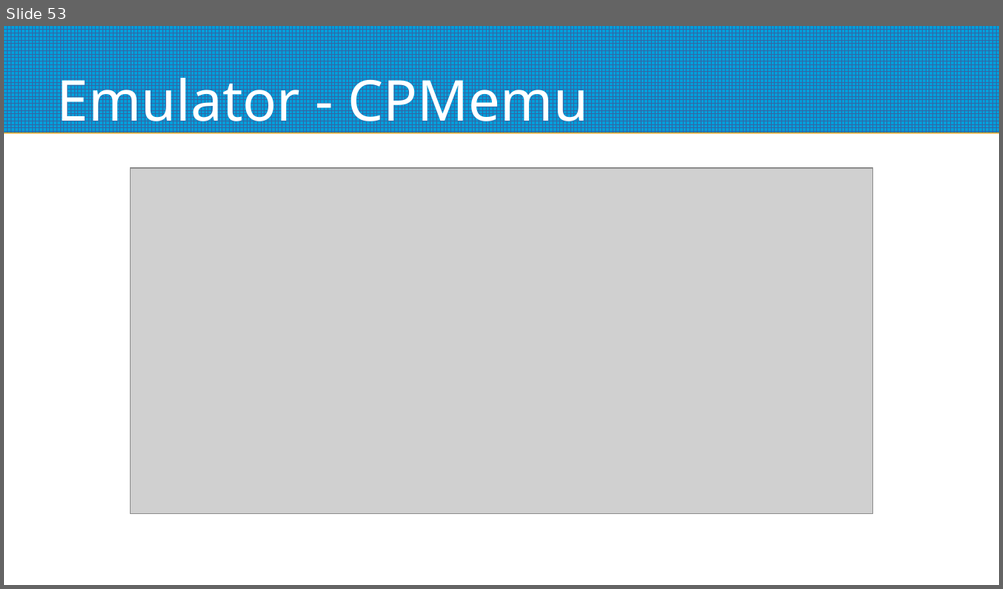
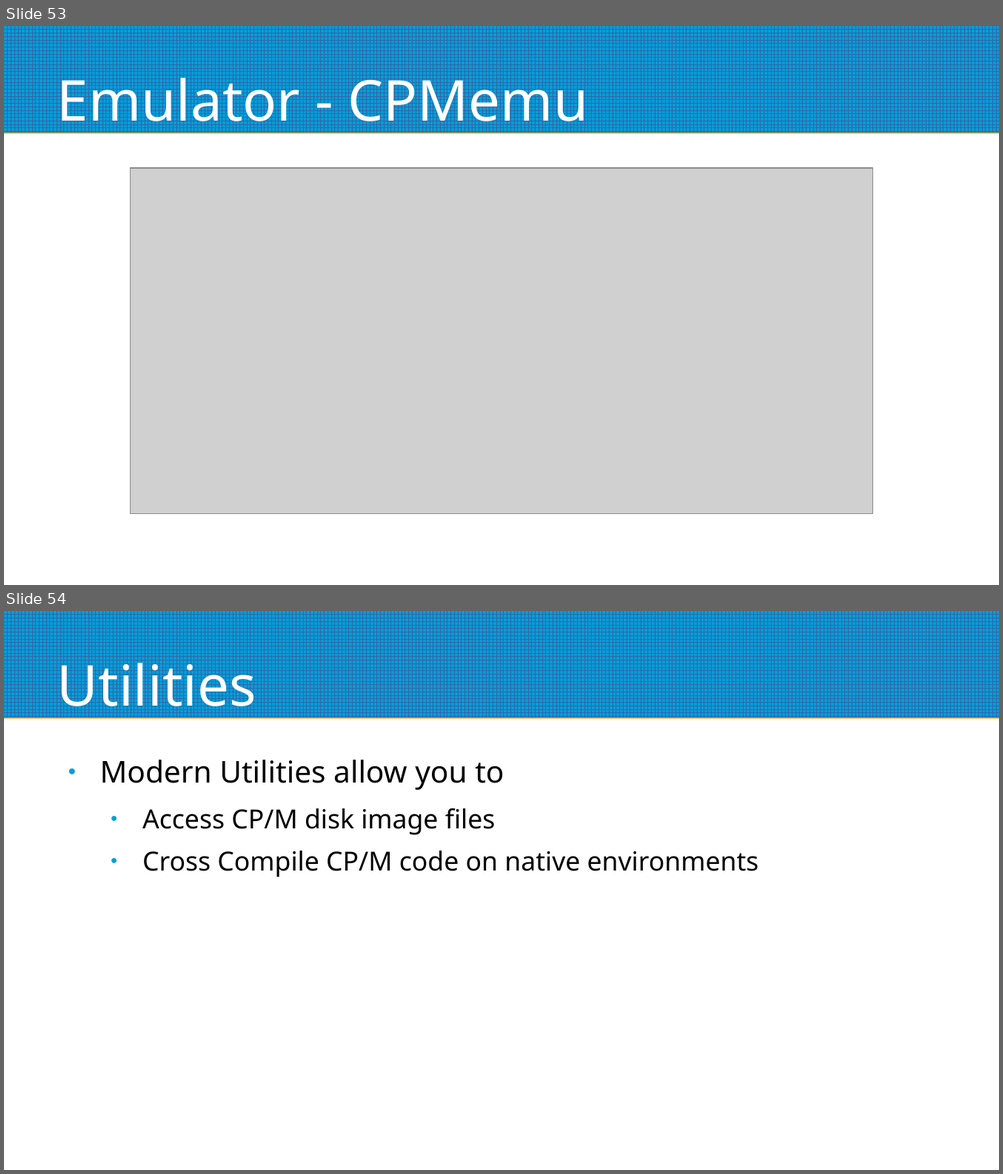
Before and after one commit to mggates39/Programming-With-CPM, a slide deck: CPM_Programming_Slides.odp. Shown one above the other, each under a label of ours: slide 53 before the commit, slides 53 and 54 after it. The pictures are 1003x589 and 1003x1174 pixels, drawn with LibreOffice and Linux fonts; fonts in the diff are those of the drawing; grey boxes stand for pictures. Boxes give left, top, right and bottom in pixels: in the first picture for what was removed or moved away, otherwise in the second. Text is boxed around its words. In the diff, an @@ line names an element or a change of style, - is before the commit and + after.

```diff
--- a/CPM_Programming_Slides.odp
+++ b/CPM_Programming_Slides.odp
@@ slide 54 added at [4, 611, 999, 1170], background #FFFFFF; not listed: 1 template element that a slide beside it also shows @@
@@ title added at [57, 653, 256, 721], 45 pt, text #FFFFFF @@
+Utilities
@@ text added at [100, 760, 759, 877], 21 pt, text #000000 @@
+● Modern Utilities allow you to
+  ● Access CP/M disk image files
+  ● Cross Compile CP/M code on native environments
```
Also in this commit, not shown: 4 slides changed, 3 other slides added, 2 slides removed.
